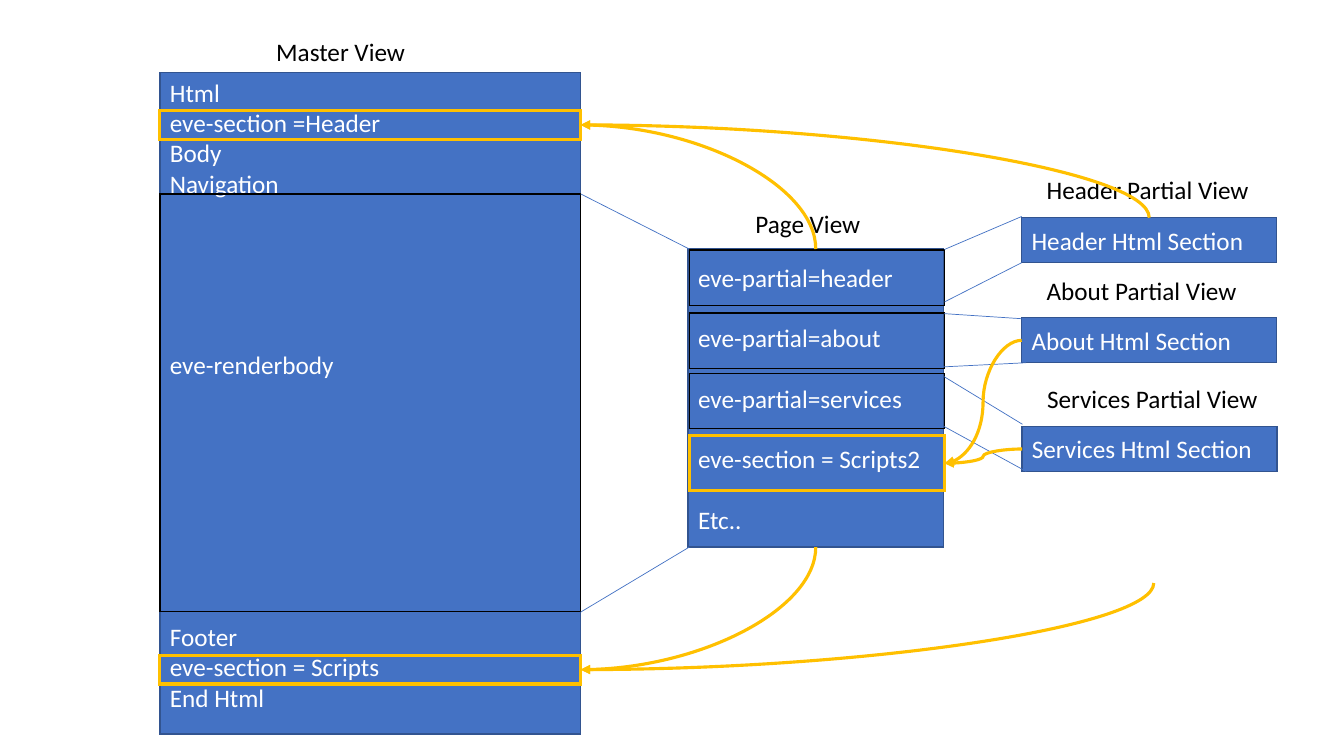
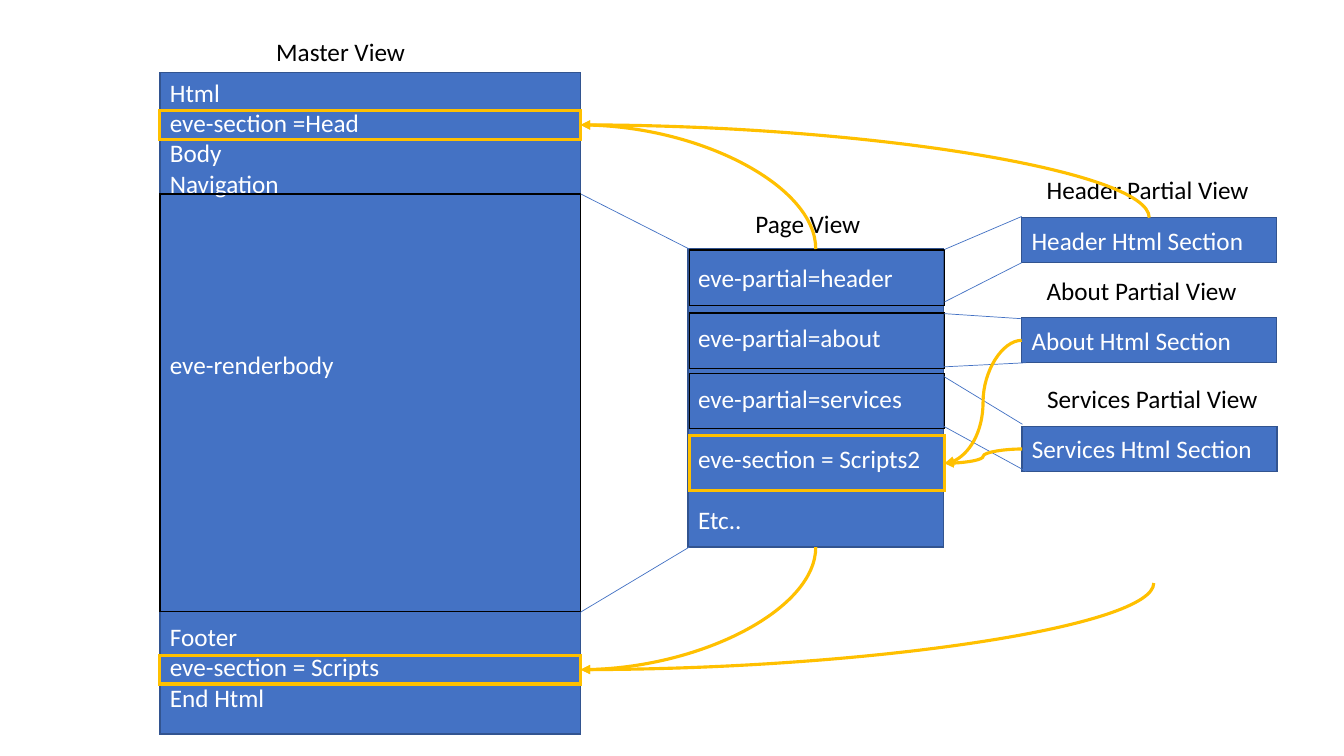
Before and after one commit to baloghp/EV5.MVC, a slide deck: slide 5 of EV5/EV5.Samples.ViewEngine/Assets/Tutorial/ViewStructure.pptx (slide 3 before the commit). Drawn at 1344x756 pixels with LibreOffice and Linux fonts; fonts in the diff are those of the drawing. Boxes give left, top, right and bottom in pixels: in the first picture for what was removed or moved away, otherwise in the second. Text is boxed around its words. In the diff, an @@ line names an element or a change of style, - is before the commit and + after.

```diff
--- a/EV5/EV5.Samples.ViewEngine/Assets/Tutorial/ViewStructure.pptx
+++ b/EV5/EV5.Samples.ViewEngine/Assets/Tutorial/ViewStructure.pptx
@@ text in rectangle at <box>170,114,359,166</box>: text changed @@
-eve-section =Header
-Body
+eve-section =Head
+Body
```
Also in this commit, not shown: 2 other slides changed, 2 slides added, 49 other files.
